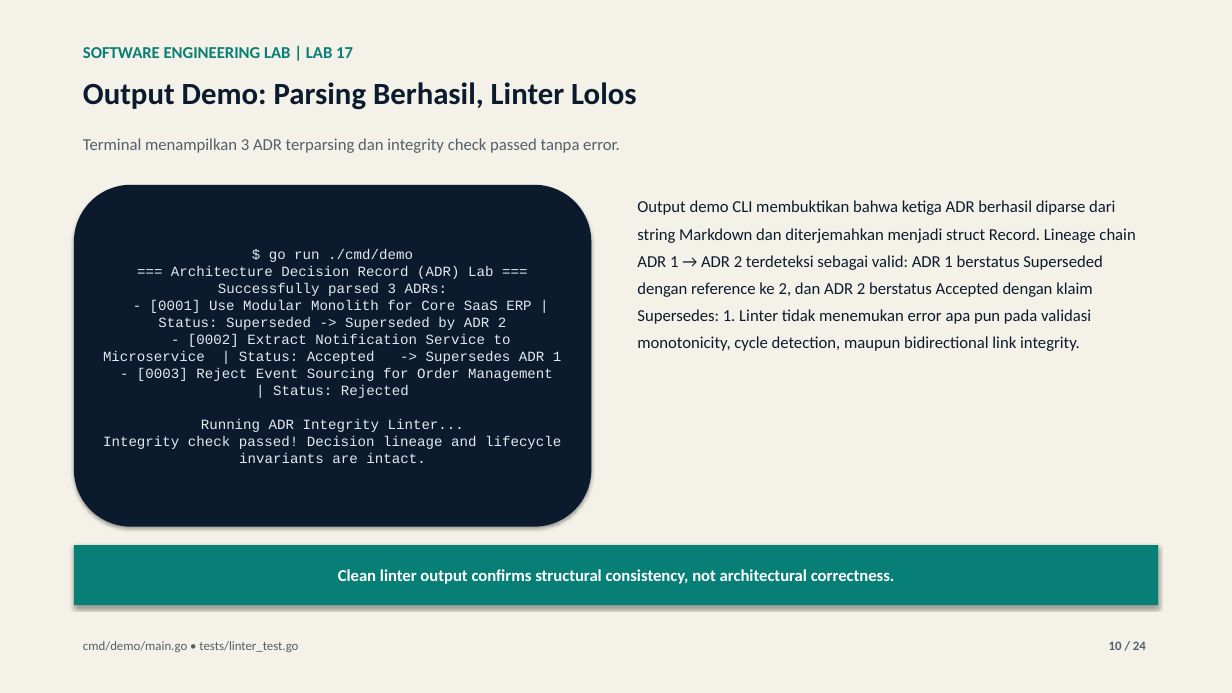
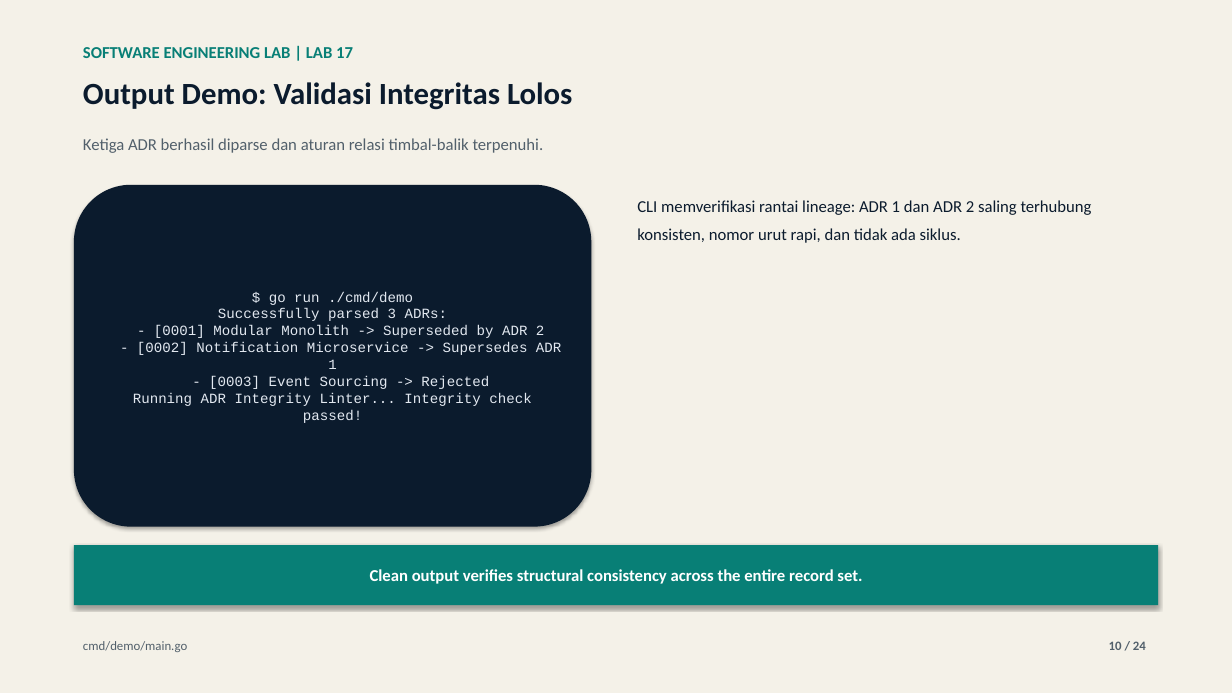
Before and after one commit to lukman-ss/software-engineering-lab, a slide deck: slide 10 of labs/17-architecture-decision-record/result/linkedin/lab-17-architecture-decision-record-carousel.pptx. Drawn at 1232x693 pixels with LibreOffice and Linux fonts; fonts in the diff are those of the drawing. Boxes give left, top, right and bottom in pixels: in the first picture for what was removed or moved away, otherwise in the second. Text is boxed around its words. In the diff, an @@ line names an element or a change of style, - is before the commit and + after.

```diff
--- a/labs/17-architecture-decision-record/result/linkedin/lab-17-architecture-decision-record-carousel.pptx
+++ b/labs/17-architecture-decision-record/result/linkedin/lab-17-architecture-decision-record-carousel.pptx
@@ text at <box>83,82,572,110</box>: text changed @@
-Output Demo: Parsing Berhasil, Linter Lolos
+Output Demo: Validasi Integritas Lolos
@@ text at <box>83,138,544,153</box>: text changed @@
-Terminal menampilkan 3 ADR terparsing dan integrity check passed tanpa error.
+Ketiga ADR berhasil diparse dan aturan relasi timbal-balik terpenuhi.
@@ text at <box>637,200,1092,243</box>: text changed @@
-Output demo CLI membuktikan bahwa ketiga ADR berhasil diparse dari string Markdown dan diterjemahkan menjadi struct Record. Lineage chain ADR 1 → ADR 2 terdeteksi sebagai valid: ADR 1 berstatus Superseded dengan reference ke 2, dan ADR 2 berstatus Accepted dengan klaim Supersedes: 1. Linter tidak menemukan error apa pun pada validasi monotonicity, cycle detection, maupun bidirectional link integrity.
+CLI memverifikasi rantai lineage: ADR 1 dan ADR 2 saling terhubung konsisten, nomor urut rapi, dan tidak ada siklus.
@@ text in rounded rectangle at <box>133,291,561,423</box>: text changed @@
-$ go run ./cmd/demo
-=== Architecture Decision Record (ADR) Lab ===
-Successfully parsed 3 ADRs:
-- [0001] Use Modular Monolith for Core SaaS ERP | Status: Superseded -> Superseded by ADR 2
-- [0002] Extract Notification Service to Microservice | Status: Accepted -> Supersedes ADR 1
-- [0003] Reject Event Sourcing for Order Management | Status: Rejected
-Running ADR Integrity Linter...
-Integrity check passed! Decision lineage and lifecycle invariants are intact.
+$ go run ./cmd/demo
+Successfully parsed 3 ADRs:
+- [0001] Modular Monolith -> Superseded by ADR 2
+- [0002] Notification Microservice -> Supersedes ADR 1
+- [0003] Event Sourcing -> Rejected
+Running ADR Integrity Linter... Integrity check passed!
@@ text in rectangle at <box>370,569,862,584</box>: text changed @@
-Clean linter output confirms structural consistency, not architectural correctness.
+Clean output verifies structural consistency across the entire record set.
@@ text at <box>83,641,187,652</box>: text changed @@
-cmd/demo/main.go • tests/linter_test.go
+cmd/demo/main.go
```
Also in this commit, not shown: 21 other slides changed, 5 other files.
